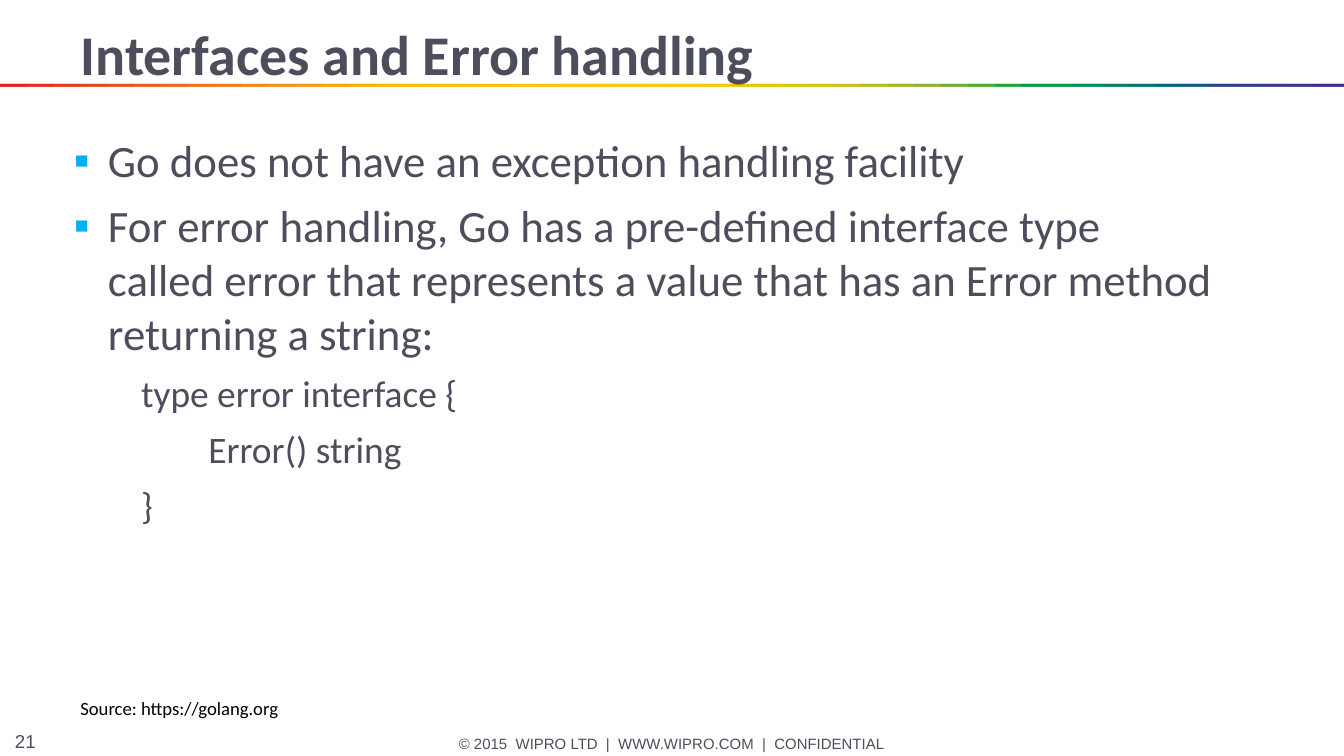
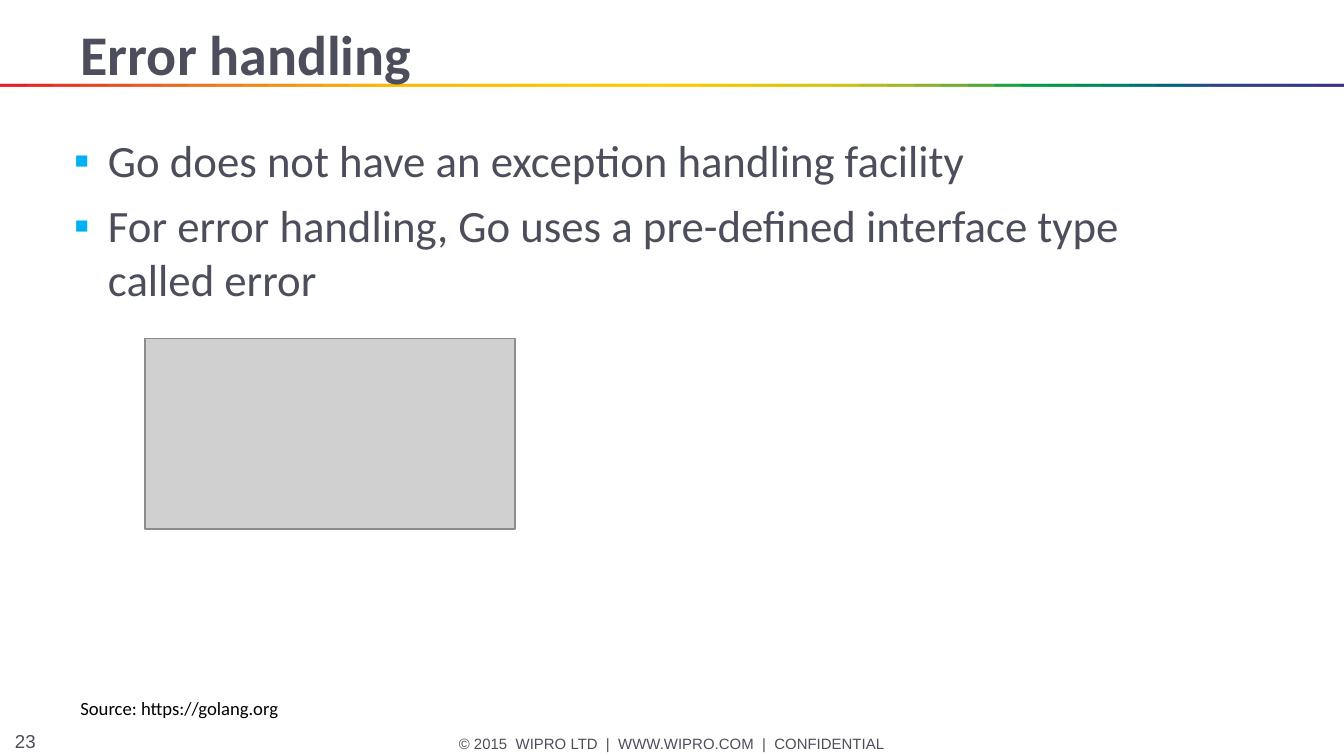
Before and after one commit to HANAND1979/go, a slide deck: slide 23 of go/Go.pptx (slide 21 before the commit). Drawn at 1344x756 pixels with LibreOffice and Linux fonts; fonts in the diff are those of the drawing; grey boxes stand for pictures. Boxes give left, top, right and bottom in pixels: in the first picture for what was removed or moved away, otherwise in the second. Text is boxed around its words. In the diff, an @@ line names an element or a change of style, - is before the commit and + after.

Commit message:
Updated content
on arrays, slices, ranges, maps, error handling, concurrency

```diff
--- a/go/Go.pptx
+++ b/go/Go.pptx
@@ title at [81,35,412,87]: text changed @@
-Interfaces and Error handling
+Error handling
@@ text at [108,211,1118,297]: text changed @@
-▪ For error handling, Go has a pre-defined interface type called error that represents a value that has an Error method returning a string:
-  type error interface {
-  Error() string
-  }
+▪ For error handling, Go uses a pre-defined interface type called error
@@ picture added at [145,339,515,530] @@
@@ page number at [15,735,36,748]: text changed @@
-21
+23
```
Also in this commit, not shown: 1 other slide changed, 3 slides added.
